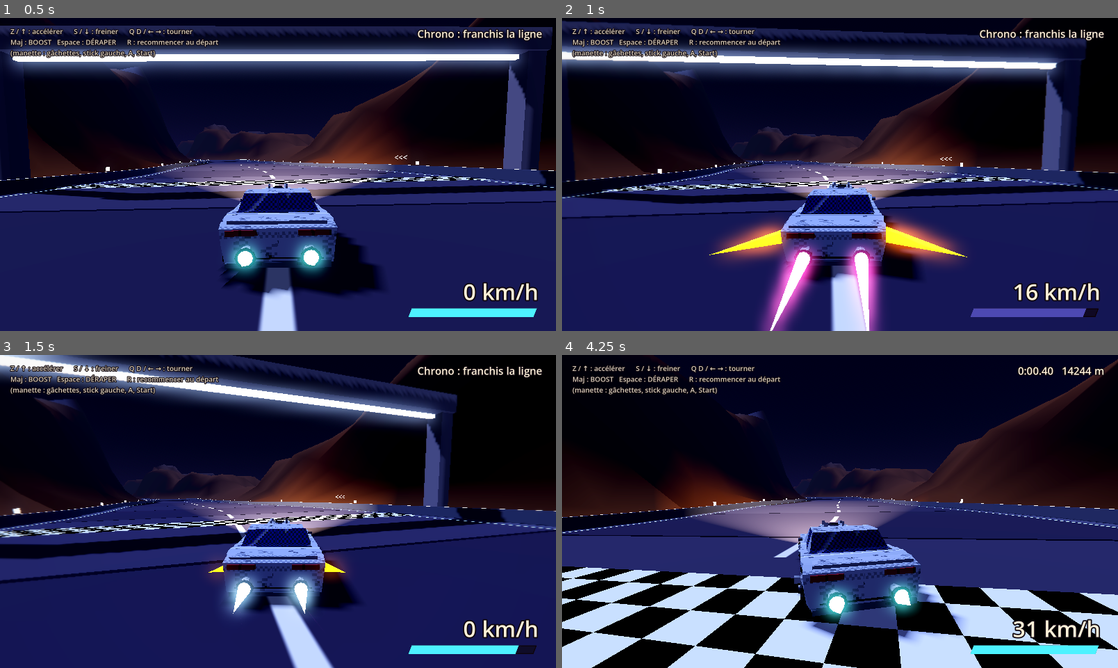
Above: before the commit, frames 1-4 (two rows, left to right).
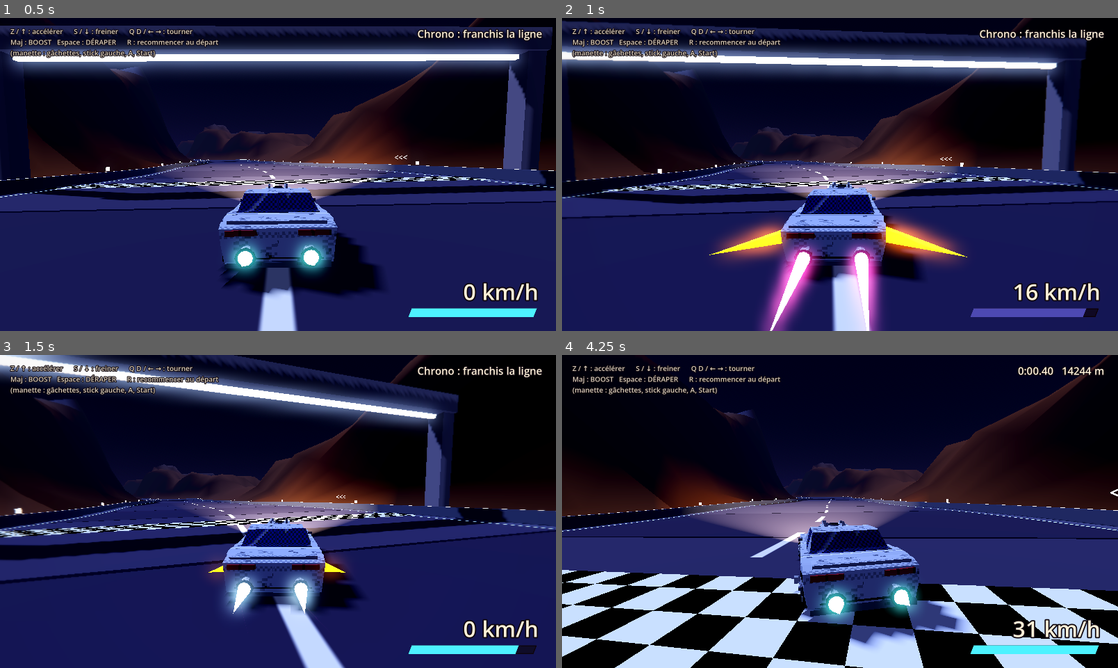
Above: after the commit, the same moments.

Repository: CrachelaVapeur/Jeu-de-Course
Game: Godot game, scene res://scenes/circuit_01.tscn
Two runs of this game, one before a commit and one after it. Both use one fixed random seed, a clock stepped at 60 frames per second and the inputs below.
Inputs:
- Up to frame 1 (0.5 s): no input
- Up to frame 2 (1 s): hold D (droite) from 0.53 s (still down); hold Shift (boost) from 0.53 s (still down); tap Space (deraper) at 0.8 s
- Up to frame 3 (1.5 s): release D (droite) at 1.28 s; release Shift (boost) at 1.28 s; hold Down from 1.28 s (still down); tap Space (deraper) at 1.35 s
- Up to frame 4 (4.25 s): tap S (freiner) at 1.55, 3.8 s; release Down at 2.03 s; hold D (droite) 2.03-2.78 s; hold S (freiner) 2.03-2.78 s; tap Shift (boost) at 2.3, 2.85 s; hold W (accelerer) 2.78-3.53 s; tap Space (deraper) at 3.05 s; hold A (gauche) from 3.53 s (still down); hold Space (deraper) from 3.53 s (still down)

Frame 1 is identical in both runs. In frame 2, 0.4% of the frame differs, in the area x 1-100%, y 2-100%; in frame 3, 2.5%; in frame 4, 22%, in the area x 0-100%, y 0-100%.

Commit message:
Derapage naturel a haute vitesse + contre-braquage (style Ridge Racer)
Co-Authored-By: Claude Sonnet 5.5 <noreply@anthropic.com>
Claude-Session: https://claude.ai/code/session_017huJHQwB2bFeykRbBtH6CG

Diff:
--- a/scripts/vehicule.gd
+++ b/scripts/vehicule.gd
@@ -64,7 +64,23 @@
 @export var hauteur_chute := -30.0  ## en dessous de cette altitude, on réapparaît
 @export var perte_choc := 0.75  ## part de la vitesse perdue en percutant un bloc de face
 
+@export_group("Dérapage (vrais circuits)")
+## Touche « deraper » maintenue + virage = le bolide pivote plus fort mais sa
+## trajectoire le suit avec retard : il glisse de côté.
+@export var vitesse_min_derapage := 22.0  ## en dessous, impossible de déraper
+@export var bonus_rotation_derapage := 1.45  ## le nez tourne plus vite pendant le dérapage
+@export var angle_glisse_max := 0.75  ## radians (~43°) entre le nez et la trajectoire
+@export var adherence_derapage := 1.7  ## vitesse à laquelle la trajectoire rattrape le nez, en dérapage
+@export var adherence_normale := 9.0  ## idem hors dérapage : on se « raccroche » vite
+@export var perte_vitesse_derapage := 0.35  ## part de vitesse perdue par seconde à glisse maximale
+@export var recharge_boost_derapage := 14.0  ## jauge gagnée par seconde de dérapage
+@export var vitesse_derapage_auto := 50.0  ## m/s (180 km/h) : au-delà, un braquage franc fait décrocher l'arrière
+@export var braquage_derapage_auto := 0.8  ## part du braquage (0 à 1) qui déclenche le décrochage
+@export var delai_derapage_auto := 0.25  ## secondes de braquage franc avant de décrocher
+@export var adherence_sans_gaz := 0.6  ## en dérapage, lever le pied lâche l'arrière (×)
+
 var vitesse := 0.0
+var en_derapage := false
 var jauge_boost := 100.0
 var en_boost := false
 var gaz := 0.0
@@ -81,7 +97,10 @@
 const ROTATION_VISUELLE_MAX := 28.0  # radians par seconde
 const BRAQUAGE_MAX := 0.45  # radians, roues avant
 
-var _cap := 0.0  # angle du bolide autour de l'axe vertical
+var _cap := 0.0  # angle du bolide autour de l'axe vertical (là où pointe le nez)
+var _cap_trajectoire := 0.0  # direction dans laquelle on se déplace vraiment
+var _charge_derapage := 0.0  # temps passé à braquer fort à haute vitesse
+var _sens_derapage := 0.0  # -1 / +1 : côté du dérapage en cours
 var _temps := 0.0
 var _contact_mur := false
 var _normale_sol := Vector3.UP
@@ -117,6 +136,7 @@
 	jauge_boost = jauge_max
 	_depart = global_transform
 	_cap = rotation.y
+	_cap_trajectoire = _cap
 	# Le modèle importé arrive avec une matière standard : on la remplace par la matière cartoon.
 	for noeud in $Carrosserie/Modele.find_children("*", "MeshInstance3D", true, false):
 		(noeud as MeshInstance3D).material_override = matiere_modele
@@ -196,8 +216,66 @@
 			_cap = move_toward(_cap, 0.0, redressement * delta)
 	else:
 		var controle := 1.0 if is_on_floor() else controle_en_l_air
-		_cap += virage * vitesse_rotation_circuit * maniabilite * controle * delta
+		_mettre_a_jour_derapage(virage, delta)
+		var bonus := bonus_rotation_derapage if en_derapage else 1.0
+		if en_derapage:
+			# Plus on est de travers, plus il est dur de pousser le nez encore plus loin
+			# (les pneus saturent) ; contre-braquer, lui, reste facile.
+			var glisse_signee := angle_difference(_cap_trajectoire, _cap)
+			if signf(virage) == signf(glisse_signee):
+				var saturation := smoothstep(angle_glisse_max * 0.6, angle_glisse_max, absf(glisse_signee))
+				bonus *= 1.0 - 0.7 * saturation
+		_cap += virage * vitesse_rotation_circuit * maniabilite * controle * bonus * delta
+		# La trajectoire rattrape le nez : vite quand on a de l'adhérence, lentement en dérapage.
+		var raccroche := adherence_derapage if en_derapage else adherence_normale
+		if en_derapage and gaz < 0.1:
+			raccroche *= adherence_sans_gaz
+		_cap_trajectoire = lerp_angle(_cap_trajectoire, _cap, 1.0 - exp(-raccroche * delta))
+		var glisse := angle_difference(_cap_trajectoire, _cap)
+		if absf(glisse) > angle_glisse_max:
+			_cap_trajectoire = _cap - signf(glisse) * angle_glisse_max
+			glisse = signf(glisse) * angle_glisse_max
+		if en_derapage:
+			vitesse = maxf(vitesse - vitesse * perte_vitesse_derapage * absf(glisse) / angle_glisse_max * delta, 0.0)
+			jauge_boost = minf(jauge_boost + recharge_boost_derapage * delta, jauge_max)
 	rotation.y = _cap
+
+
+## Décide si on est en dérapage. Trois façons d'y entrer :
+## - naturelle : très vite + braquage franc maintenu un instant (le bolide décroche) ;
+## - au freinage : on freine fort en virage ;
+## - volontaire : touche « deraper » + virage (frein à main, plus facile à lancer).
+## On en sort quand la glisse devient faible et qu'on ne force plus le virage :
+## contre-braquer (tourner à l'opposé) ramène le nez dans l'axe de la trajectoire.
+func _mettre_a_jour_derapage(virage: float, delta: float) -> void:
+	var au_sol := is_on_floor()
+	var glisse := absf(angle_difference(_cap_trajectoire, _cap))
+	var frein := Input.get_action_strength("freiner")
+	var volontaire := Input.is_action_pressed("deraper") and absf(virage) > 0.3 and vitesse > vitesse_min_derapage
+	var braquage_franc := absf(virage) > braquage_derapage_auto and vitesse > vitesse_derapage_auto
+	var freinage_virage := frein > 0.3 and absf(virage) > 0.3 and vitesse > vitesse_derapage_auto * 0.7
+
+	if braquage_franc or freinage_virage:
+		_charge_derapage += delta
+	else:
+		_charge_derapage = maxf(_charge_derapage - delta * 2.0, 0.0)
+
+	if not au_sol or vitesse < vitesse_min_derapage * 0.8:
+		en_derapage = false
+		_charge_derapage = 0.0
+		return
+
+	if not en_derapage:
+		if volontaire or _charge_derapage > delai_derapage_auto:
+			en_derapage = true
+			_sens_derapage = signf(virage)
+			# Petit « coup de volant » initial : le nez part déjà un peu de côté.
+			_cap += virage * 0.12
+	else:
+		var force_le_virage := volontaire or braquage_franc or freinage_virage
+		if glisse < 0.1 and not force_le_virage:
+			en_derapage = false
+			_charge_derapage = 0.0
 
 
 func _avancer_tout_droit(delta: float) -> void:
@@ -206,7 +284,7 @@
 
 
 func _avancer_sur_le_relief(delta: float) -> void:
-	var avant := Vector3(-sin(_cap), 0.0, -cos(_cap))
+	var avant := Vector3(-sin(_cap_trajectoire), 0.0, -cos(_cap_trajectoire))
 	var en_l_air := not is_on_floor()
 
 	if not en_l_air:
@@ -247,6 +325,8 @@
 			var le_long := avant - normale * avant.dot(normale)
 			if le_long.length() > 0.1:
 				_cap = atan2(-le_long.x, -le_long.z)
+				_cap_trajectoire = _cap
+				en_derapage = false
 	if touche and _contact_mur:
 		# Toujours collé à l'obstacle : on ne peut pas aller plus vite que ce
 		# qu'on avance vraiment (sinon le compteur s'affole contre un bloc).
@@ -296,6 +376,8 @@
 	var ancienne := global_position
 	global_transform = cible
 	_cap = rotation.y
+	_cap_trajectoire = _cap
+	en_derapage = false
 	velocity = Vector3.ZERO
 	vitesse = vitesse_max * 0.4
 	teleporte.emit(global_position - ancienne)
@@ -392,6 +474,8 @@
 	var ancienne := global_position
 	global_transform = _depart
 	_cap = rotation.y
+	_cap_trajectoire = _cap
+	en_derapage = false
 	velocity = Vector3.ZERO
 	vitesse = 0.0
 	jauge_boost = jauge_max
